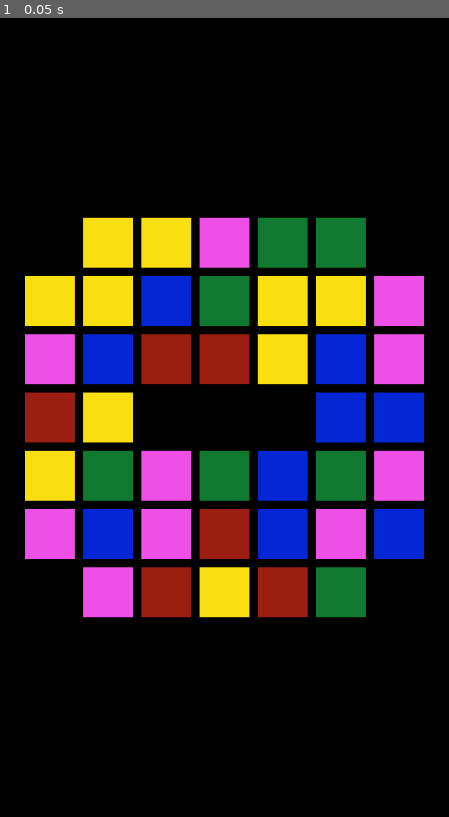
Above: before the commit, frame 1.
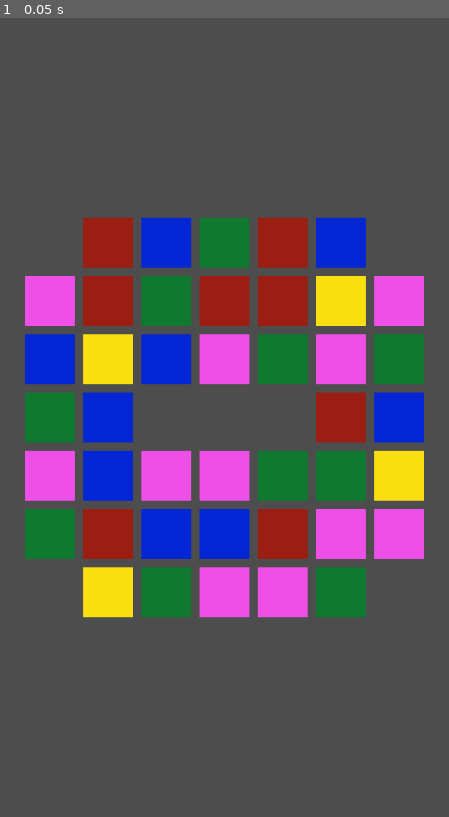
Above: after the commit, the same moment.

Repository: miyamoto012/20230915_godot_match3
Game: Godot game, scene res://main.tscn
Same seed, same stepped clock (60 frames per second), same inputs: the game is played once before the commit and once after it.
Inputs:
- Up to frame 1 (0.05 s): no input

The runs differ from the first frame. In frame 1, 95% of the frame differs, in the area x 0-100%, y 0-100%.

Commit message:
ブロックのスワップを実装

Diff:
--- a/main.gd
+++ b/main.gd
@@ -1,4 +1,10 @@
-extends Node
+extends Node2D
+
+enum Mouse_Input{
+	PRESS,
+	RELEASE,
+	NONE,
+}
 
 #最大列数
 const WIDTH: int = 7
@@ -20,8 +26,15 @@
 	Vector2i(4, 3),
 ]
 
+#Blockシーンのインスタンスを格納する
 var all_blocks = []
 
+#左マウスボタンを押下したグリッド座標
+var _pressed_grid := Vector2i(0,0)
+#左マウスボタンを離したグリッド座標
+var _released_grid := Vector2i(0,0)
+#左マウスボタンが押下されている
+var _is_press: bool = false
 
 @onready var x_start = ((get_window().size.x / 2.0) - ((WIDTH/2.0) * OFFSET ) + (OFFSET / 2))
 @onready var y_start = ((get_window().size.y / 2.0) + ((HEIGHT/2.0) * OFFSET ) - (OFFSET / 2))
@@ -34,10 +47,11 @@
 	preload("res://scenes/block/block_yellow.tscn"),
 ]
 
+
 func _ready()->void:
 	randomize()
 	all_blocks = initialize_2d_array()
-	spawn_dots()
+	spawn_blocks()
 
 
 func initialize_2d_array()->Array:
@@ -49,7 +63,7 @@
 	return array
 
 
-func spawn_dots():
+func spawn_blocks():
 	for i_c in WIDTH:
 		for i_r in HEIGHT:
 			if !empty_grids.has(Vector2i(i_c, i_r)):
@@ -88,3 +102,69 @@
 	var new_x = round((pixel_x - x_start) / OFFSET)
 	var new_y = round((pixel_y - y_start) / -OFFSET)
 	return Vector2i(new_x, new_y)
+
+
+#grid_positionがパズルの範囲内か調べる
+func is_in_grid(grid_position: Vector2i)->bool:
+	if grid_position.x >= 0 && grid_position.x < WIDTH:
+		if grid_position.y >= 0 && grid_position.y < HEIGHT:
+			return true
+	return false
+
+
+func _process(_delta)->void:
+	if touch_input() == Mouse_Input.RELEASE:
+		var direction := touch_difference(_pressed_grid, _released_grid)
+
+		await swap_blocks(_pressed_grid.x, _pressed_grid.y, direction)
+
+
+
+
+func touch_input()->Mouse_Input:
+	var mouse_position = get_global_mouse_position()
+	var mouse_grid_position = pixel_to_grid(mouse_position.x, mouse_position.y)
+
+	if Input.is_action_just_pressed("ui_touch"):
+		if is_in_grid(mouse_grid_position):
+			_pressed_grid = mouse_grid_position
+			_is_press = true
+			return Mouse_Input.PRESS
+	if Input.is_action_just_released("ui_touch"):
+		if is_in_grid(mouse_grid_position) && _is_press:
+			_released_grid = mouse_grid_position
+			_is_press = false
+			return Mouse_Input.RELEASE
+	return Mouse_Input.NONE
+
+
+func touch_difference(grid_1: Vector2i, grid_2: Vector2i)->Vector2i:
+	var difference := grid_2 - grid_1
+	if abs(difference.x) > abs(difference.y):
+		if difference.x > 0:
+			return Vector2i(1, 0)
+		elif difference.x < 0:
+			return Vector2i(-1, 0)
+	elif abs(difference.y) > abs(difference.x):
+		if difference.y > 0:
+			return Vector2i(0, 1)
+		elif difference.y < 0:
+			return Vector2i(0, -1)
+	return Vector2i.ZERO
+
+
+func swap_blocks(column: int, row: int, direction: Vector2i)->void:
+	var first_block: Block = all_blocks[column][row]
+	var other_block: Block = all_blocks[column + direction.x][row + direction.y]
+
+	if first_block != null && other_block != null:
+		all_blocks[column][row] = other_block
+		all_blocks[column + direction.x][row + direction.y] = first_block
+
+		var tween := get_tree().create_tween()
+		tween.tween_property(first_block, 'position', grid_to_pixel(column + direction.x, row + direction.y), 1)
+		tween.parallel()
+		tween.tween_property(other_block, 'position', grid_to_pixel(column, row), 1)
+		tween.play()
+
+		await tween.finished
--- a/main.tscn
+++ b/main.tscn
@@ -2,7 +2,7 @@
 
 [ext_resource type="Script" path="res://main.gd" id="1_vfugt"]
 
-[node name="Main" type="Node"]
+[node name="Main" type="Node2D"]
 script = ExtResource("1_vfugt")
 
 [node name="ColorRect" type="ColorRect" parent="."]
--- a/project.godot
+++ b/project.godot
@@ -19,3 +19,11 @@
 
 window/size/viewport_width=540
 window/size/viewport_height=960
+
+[input]
+
+ui_touch={
+"deadzone": 0.5,
+"events": [Object(InputEventMouseButton,"resource_local_to_scene":false,"resource_name":"","device":-1,"window_id":0,"alt_pressed":false,"shift_pressed":false,"ctrl_pressed":false,"meta_pressed":false,"button_mask":1,"position":Vector2(262, 14),"global_position":Vector2(266, 55),"factor":1.0,"button_index":1,"canceled":false,"pressed":true,"double_click":false,"script":null)
+]
+}
